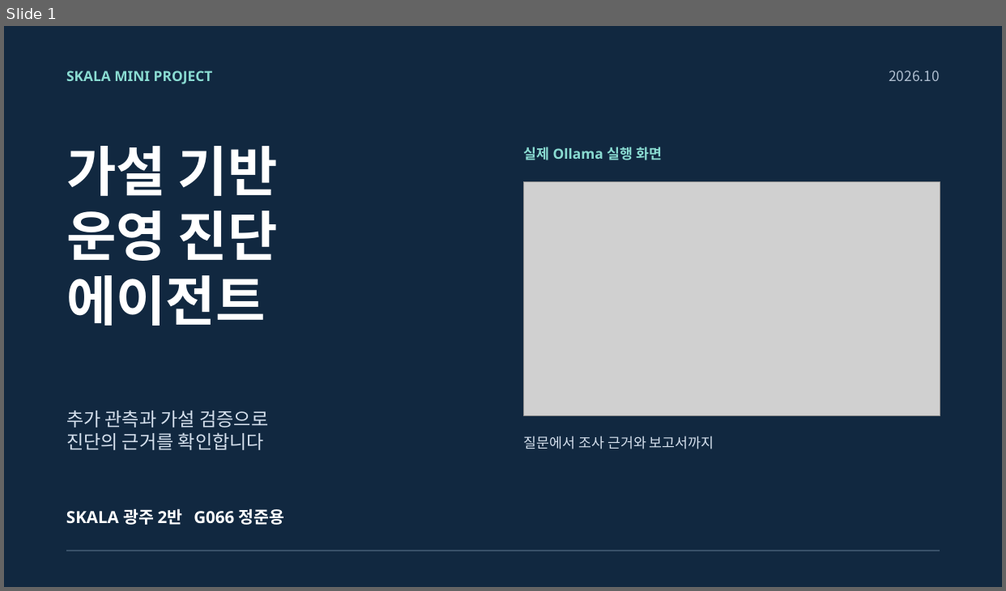
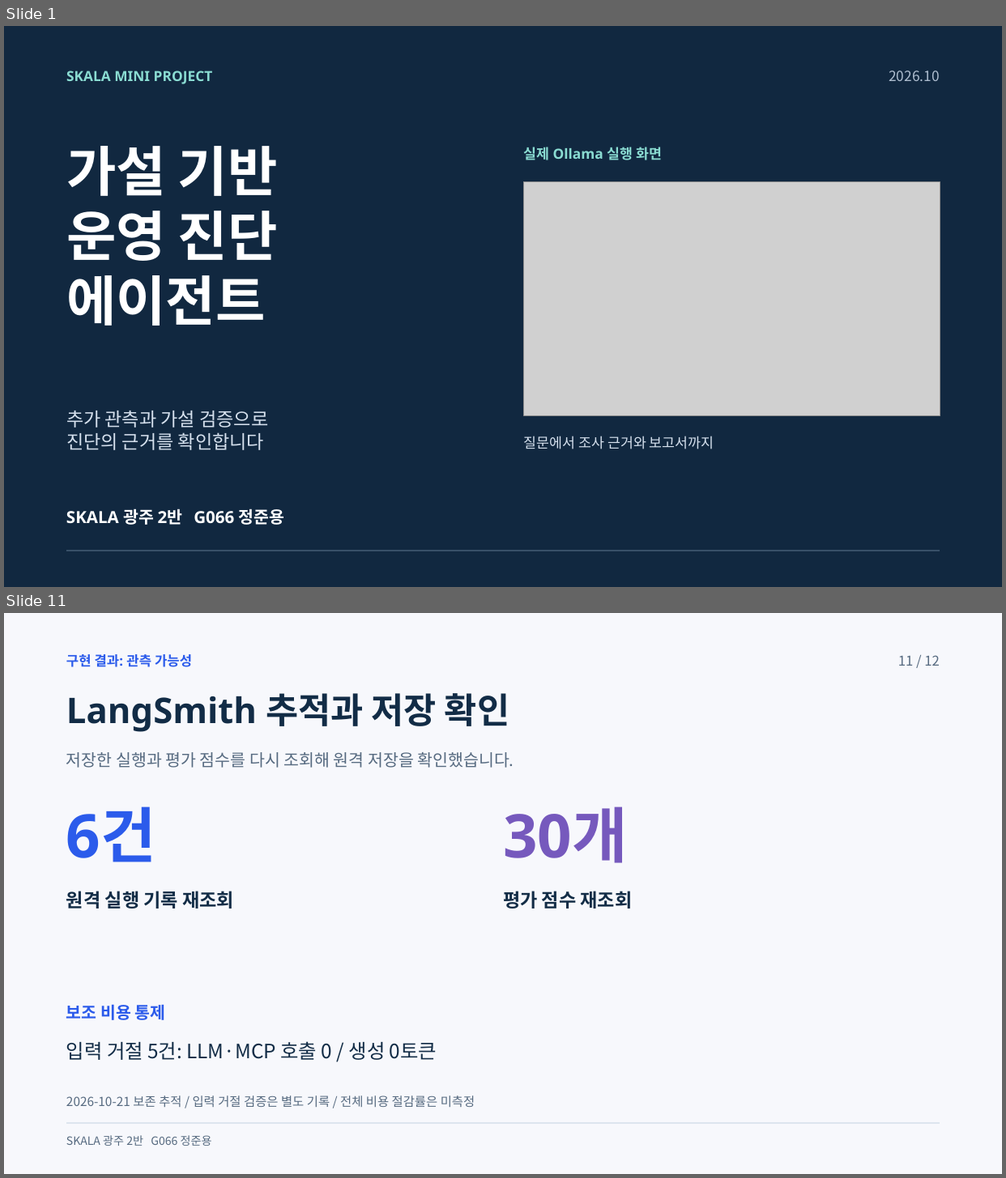
Before and after one commit to beshurl/skala-ai-mini-project, a slide deck: doc/presentation/운영진단_에이전트_5분발표.pptx. Shown one above the other, each under a label of ours: slide 1 before the commit, slides 1 and 11 after it; the slides between them are not shown. The pictures are 1006x591 and 1006x1178 pixels, drawn with LibreOffice and Linux fonts; fonts in the diff are those of the drawing; grey boxes stand for pictures. Boxes give left, top, right and bottom in pixels: in the first picture for what was removed or moved away, otherwise in the second. Text is boxed around its words. In the diff, an @@ line names an element or a change of style, - is before the commit and + after.

```diff
--- a/doc/presentation/운영진단_에이전트_5분발표.pptx
+++ b/doc/presentation/운영진단_에이전트_5분발표.pptx
@@ slide 11 added at <box>4,613,1002,1174</box>, background #F7F8FC @@
@@ text added at <box>66,654,192,667</box>, 19.5 pt, text #2B5BEB, bold @@
+구현 결과: 관측 가능성
@@ text added at <box>898,655,940,666</box>, 19.5 pt, text #566A80 @@
+11 / 12
@@ text added at <box>66,693,509,732</box>, 51 pt, text #122C46, bold @@
+LangSmith 추적과 저장 확인
@@ text added at <box>66,752,514,768</box>, 24 pt, text #566A80 @@
+저장한 실행과 평가 점수를 다시 조회해 원격 저장을 확인했습니다.
@@ text added at <box>66,807,156,862</box>, 87 pt, text #2B5BEB, bold @@
+6건
@@ text added at <box>503,807,628,863</box>, 87 pt, text #7659BD, bold @@
+30개
@@ text added at <box>66,891,234,909</box>, 27 pt, text #122C46, bold @@
+원격 실행 기록 재조회
@@ text added at <box>503,891,633,909</box>, 27 pt, text #122C46, bold @@
+평가 점수 재조회
@@ text added at <box>66,1004,166,1020</box>, 24 pt, text #2B5BEB, bold @@
+보조 비용 통제
@@ text added at <box>66,1041,437,1060</box>, 28.5 pt, text #122C46 @@
+입력 거절 5건: LLM·MCP 호출 0 / 생성 0토큰
@@ text added at <box>66,1096,475,1107</box>, 18 pt, text #566A80 @@
+2026-10-21 보존 추적 / 입력 거절 검증은 별도 기록 / 전체 비용 절감률은 미측정
@@ line added from (66, 1123) to (940, 1123), #DDE5EE 1.5 pt @@
@@ text added at <box>66,1135,212,1146</box>, 16.5 pt, text #566A80 @@
+SKALA 광주 2반 G066 정준용
```
Also in this commit, not shown: 7 slides changed, 3 other slides added, 7 other files.
